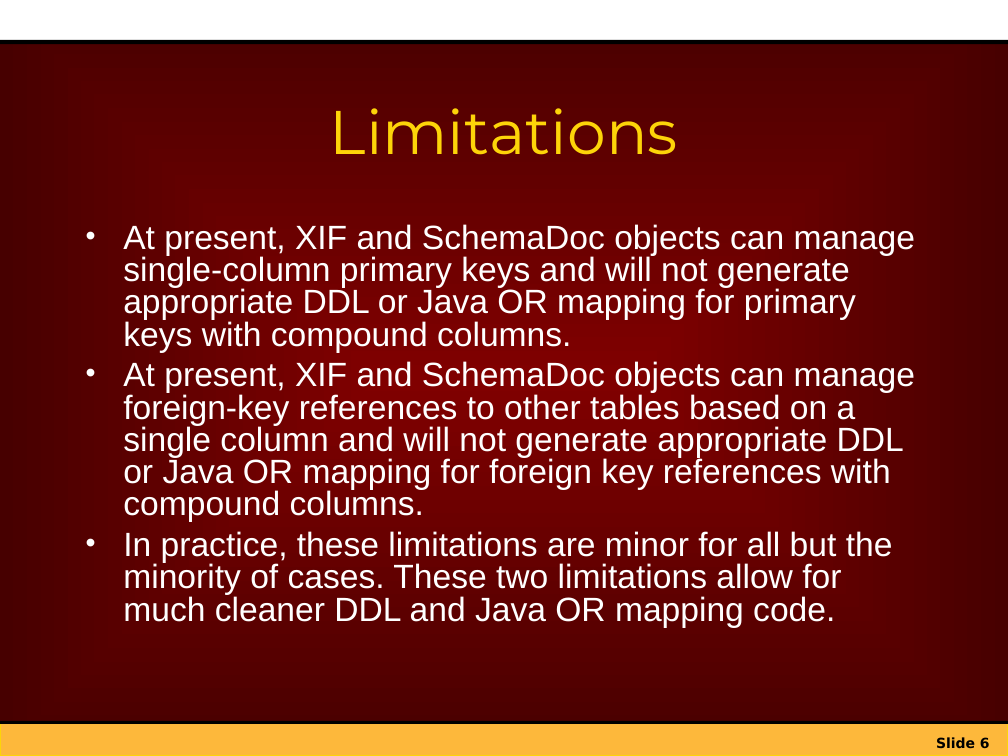
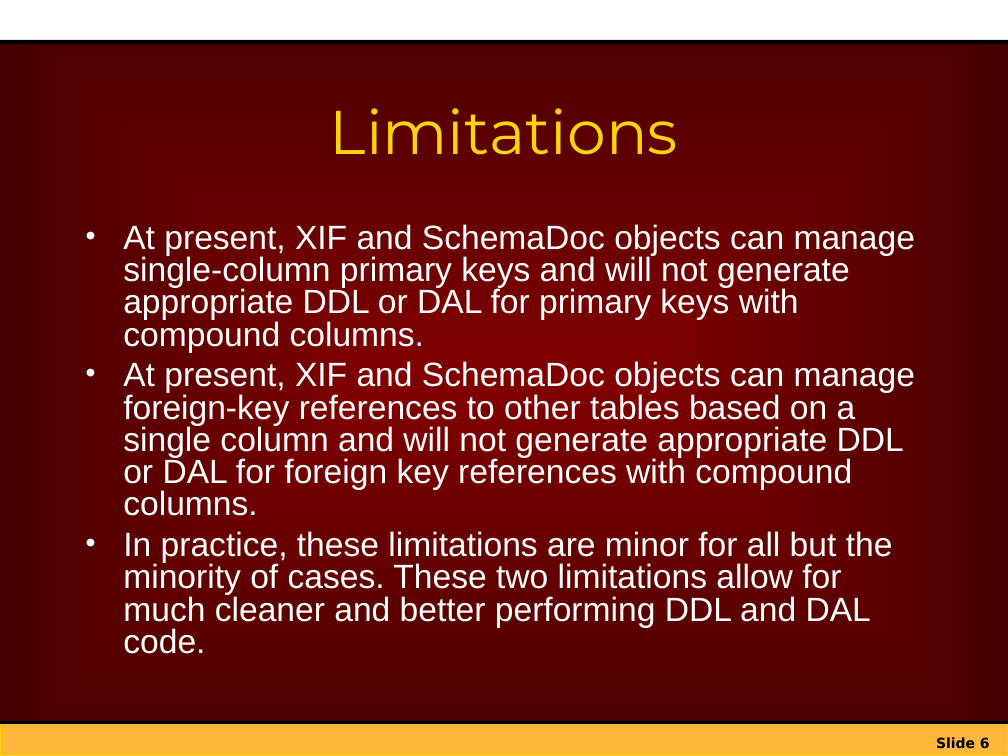
Before and after one commit to netspective/sparx-2001, a slide deck: slide 6 of Framework/web-shared/docs/project/Introduction_to_Sparx_XIF.ppt. Drawn at 1008x756 pixels with LibreOffice and Linux fonts; fonts in the diff are those of the drawing; background and template pictures are left out. Boxes give left, top, right and bottom in pixels: in the first picture for what was removed or moved away, otherwise in the second. Text is boxed around its words. In the diff, an @@ line names an element or a change of style, - is before the commit and + after.

```diff
--- a/Framework/web-shared/docs/project/Introduction_to_Sparx_XIF.ppt
+++ b/Framework/web-shared/docs/project/Introduction_to_Sparx_XIF.ppt
@@ text at <box>123,224,915,654</box>: text changed @@
-• At present, XIF and SchemaDoc objects can manage single-column primary keys and will not generate appropriate DDL or Java OR mapping for primary keys with compound columns.
-• At present, XIF and SchemaDoc objects can manage foreign-key references to other tables based on a single column and will not generate appropriate DDL or Java OR mapping for foreign key references with compound columns.
-• In practice, these limitations are minor for all but the minority of cases. These two limitations allow for much cleaner DDL and Java OR mapping code.
+• At present, XIF and SchemaDoc objects can manage single-column primary keys and will not generate appropriate DDL or DAL for primary keys with compound columns.
+• At present, XIF and SchemaDoc objects can manage foreign-key references to other tables based on a single column and will not generate appropriate DDL or DAL for foreign key references with compound columns.
+• In practice, these limitations are minor for all but the minority of cases. These two limitations allow for much cleaner and better performing DDL and DAL code.
```
Also in this commit, not shown: 9 other slides changed, 3 slides added, 9 other files.
